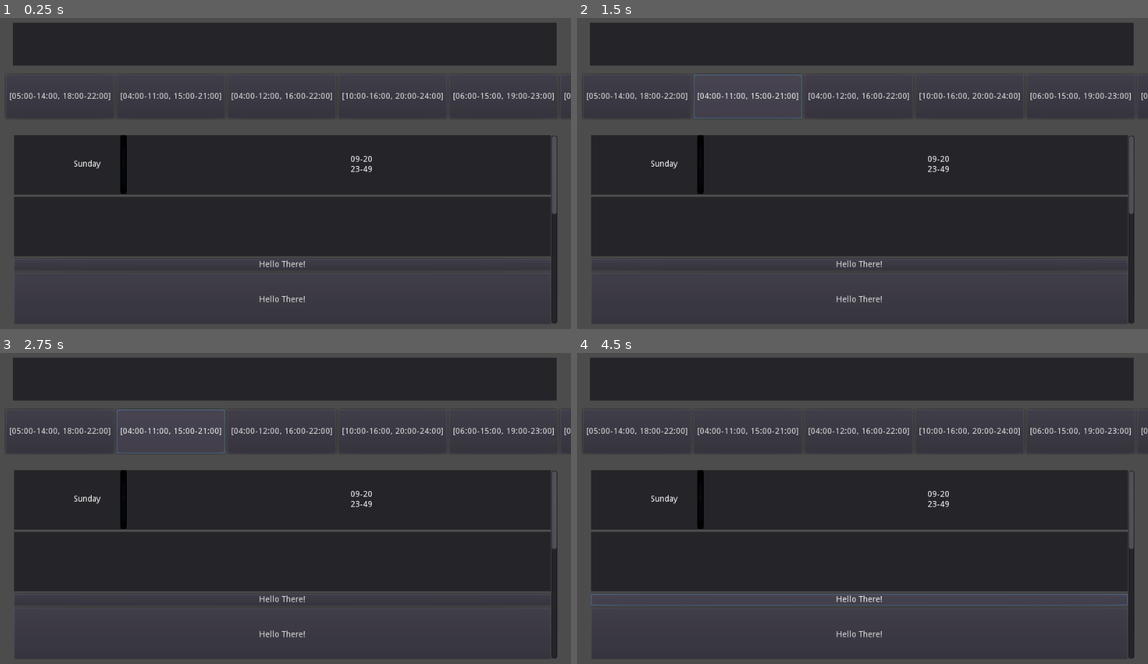
Above: before the commit, frames 1-4 (two rows, left to right).
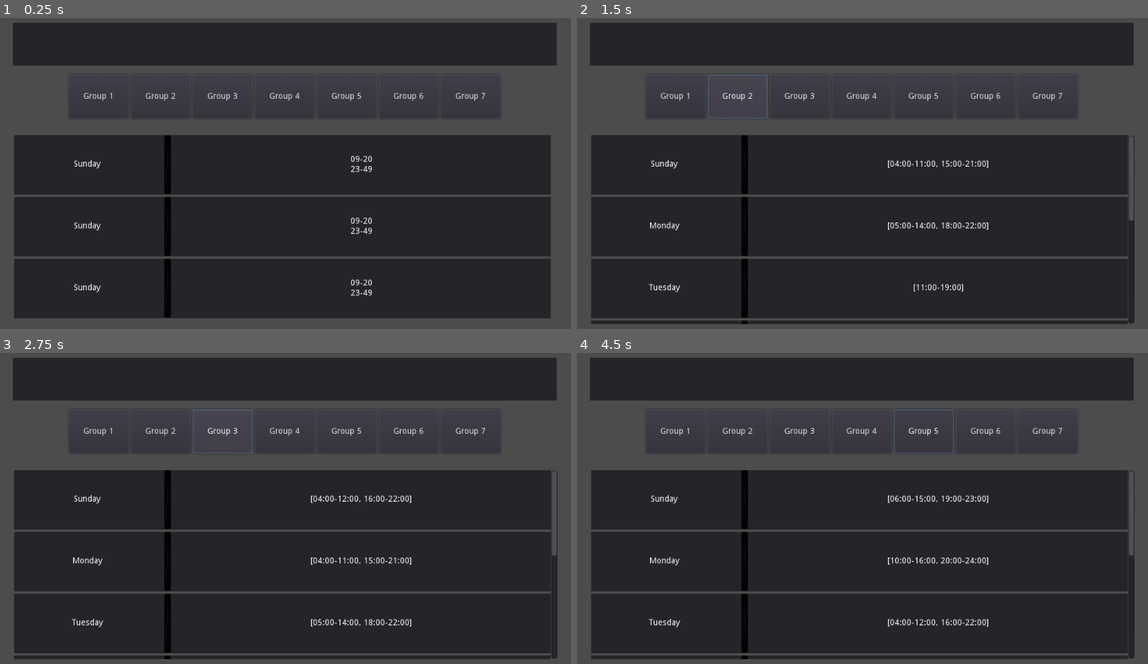
Above: after the commit, the same moments.

Repository: roiteee/loadsheddingSchedule
Game: Godot game, scene res://scenes/Main.tscn
Same seed, same stepped clock (60 frames per second), same inputs: the game is played once before the commit and once after it. The engine's default icon, where the game draws it, is replaced by a stand-in: a white triangle on a blue panel in a dark square.
Inputs (mouse positions are in pixels of both pictures, inside the frame that each line leads up to):
- Up to frame 1 (0.25 s): no input
- Up to frame 2 (1.5 s): click "[05:00-14:00, 18:00-22:00]" (after the commit: "Group 1") at 0.5 s; click (736, 95) at 1.25 s, where only the run after the commit has a clickable "Group 2"
- Up to frame 3 (2.75 s): click (222, 430) at 2 s, where only the run after the commit has a clickable "Group 3"
- Up to frame 4 (4.5 s): click (862, 430) at 2.75 s, where only the run after the commit has a clickable "Group 4"; click (925, 430) at 3.5 s, where only the run after the commit has a clickable "Group 5"; click (856, 598) at 4.25 s, where only the run before the commit has a clickable "Hello There!"

The runs differ from the first frame. In frame 1, 15% of the frame differs, in the area x 1-100%, y 18-99%; in frame 2, 15%; in frame 3, 15%; in frame 4, 16%.

Commit message:
Schedule according to group Ok. Finishing touches necessary

Diff:
--- /dev/null
+++ b/LoadSheddingGodot/Global.gd
@@ -0,0 +1,7 @@
+extends Node
+
+var GroupButton
+var MainSchedulePanel
+var UI
+
+var selectedGroup
--- a/LoadSheddingGodot/project.godot
+++ b/LoadSheddingGodot/project.godot
@@ -19,6 +19,10 @@
 run/main_scene="res://scenes/Main.tscn"
 config/icon="res://icon.png"
 
+[autoload]
+
+Global="*res://Global.gd"
+
 [display]
 
 window/size/width=960
--- a/LoadSheddingGodot/scenes/GroupButton.tscn
+++ b/LoadSheddingGodot/scenes/GroupButton.tscn
@@ -1,4 +1,6 @@
-[gd_scene format=2]
+[gd_scene load_steps=2 format=2]
+
+[ext_resource path="res://scripts/GroupButton.gd" type="Script" id=1]
 
 [node name="Group1" type="Button"]
 margin_left = 406.0
@@ -7,6 +9,8 @@
 rect_min_size = Vector2( 100, 0 )
 text = "Group 1"
 expand_icon = true
+script = ExtResource( 1 )
 __meta__ = {
 "_edit_use_anchors_": false
 }
+[connection signal="pressed" from="." to="." method="_on_Group1_pressed"]
--- a/LoadSheddingGodot/scenes/MainSchedulePanel.tscn
+++ b/LoadSheddingGodot/scenes/MainSchedulePanel.tscn
@@ -1,11 +1,16 @@
-[gd_scene load_steps=2 format=2]
+[gd_scene load_steps=3 format=2]
 
 [ext_resource path="res://icon.png" type="Texture" id=1]
+[ext_resource path="res://scripts/MainSchedulePanel.gd" type="Script" id=2]
 
 [node name="MainSchedulePanel" type="Panel"]
 margin_right = 900.0
 margin_bottom = 100.0
 rect_min_size = Vector2( 0, 100 )
+script = ExtResource( 2 )
+__meta__ = {
+"_edit_use_anchors_": false
+}
 
 [node name="Day" type="Label" parent="."]
 anchor_right = 1.0
--- a/LoadSheddingGodot/scenes/UI.tscn
+++ b/LoadSheddingGodot/scenes/UI.tscn
@@ -1,6 +1,6 @@
 [gd_scene load_steps=3 format=2]
 
-[ext_resource path="res://icon.png" type="Texture" id=1]
+[ext_resource path="res://scenes/MainSchedulePanel.tscn" type="PackedScene" id=1]
 [ext_resource path="res://scripts/UI.gd" type="Script" id=2]
 
 [node name="UI" type="Control"]
@@ -44,101 +44,15 @@
 
 [node name="VBoxContainer" type="VBoxContainer" parent="ScrollContainer"]
 margin_right = 900.0
-margin_bottom = 792.0
+margin_bottom = 308.0
 rect_min_size = Vector2( 900, 0 )
 
-[node name="Panel" type="Panel" parent="ScrollContainer/VBoxContainer"]
-margin_right = 900.0
-margin_bottom = 100.0
-rect_min_size = Vector2( 0, 100 )
+[node name="MainSchedulePanel" parent="ScrollContainer/VBoxContainer" instance=ExtResource( 1 )]
 
-[node name="Day" type="Label" parent="ScrollContainer/VBoxContainer/Panel"]
-anchor_right = 1.0
-anchor_bottom = 1.0
-margin_right = -654.0
-margin_bottom = -7.62939e-06
-text = "Sunday"
-align = 1
-valign = 1
-__meta__ = {
-"_edit_use_anchors_": false
-}
+[node name="MainSchedulePanel2" parent="ScrollContainer/VBoxContainer" instance=ExtResource( 1 )]
+margin_top = 104.0
+margin_bottom = 204.0
 
-[node name="Day2" type="Label" parent="ScrollContainer/VBoxContainer/Panel"]
-anchor_right = 1.0
-anchor_bottom = 1.0
-margin_left = 265.0
-margin_bottom = -7.62939e-06
-text = "09-20
-23-49"
-align = 1
-valign = 1
-__meta__ = {
-"_edit_use_anchors_": false
-}
-
-[node name="TextureRect" type="TextureRect" parent="ScrollContainer/VBoxContainer/Panel"]
-modulate = Color( 0.0470588, 0.0470588, 0.0470588, 1 )
-margin_left = 177.616
-margin_right = 188.616
-margin_bottom = 99.0
-texture = ExtResource( 1 )
-expand = true
-stretch_mode = 1
-__meta__ = {
-"_edit_use_anchors_": false
-}
-
-[node name="Panel2" type="Panel" parent="ScrollContainer/VBoxContainer"]
-margin_top = 104.0
-margin_right = 900.0
-margin_bottom = 204.0
-rect_min_size = Vector2( 0, 100 )
-
-[node name="Button" type="Button" parent="ScrollContainer/VBoxContainer"]
+[node name="MainSchedulePanel3" parent="ScrollContainer/VBoxContainer" instance=ExtResource( 1 )]
 margin_top = 208.0
-margin_right = 900.0
-margin_bottom = 228.0
-text = "Hello There!"
-
-[node name="Button2" type="Button" parent="ScrollContainer/VBoxContainer"]
-margin_top = 232.0
-margin_right = 900.0
-margin_bottom = 322.0
-rect_min_size = Vector2( 200, 90 )
-text = "Hello There!"
-
-[node name="Button3" type="Button" parent="ScrollContainer/VBoxContainer"]
-margin_top = 326.0
-margin_right = 900.0
-margin_bottom = 416.0
-rect_min_size = Vector2( 200, 90 )
-text = "Hello There!"
-
-[node name="Button4" type="Button" parent="ScrollContainer/VBoxContainer"]
-margin_top = 420.0
-margin_right = 900.0
-margin_bottom = 510.0
-rect_min_size = Vector2( 200, 90 )
-text = "Hello There!"
-
-[node name="Button5" type="Button" parent="ScrollContainer/VBoxContainer"]
-margin_top = 514.0
-margin_right = 900.0
-margin_bottom = 604.0
-rect_min_size = Vector2( 200, 90 )
-text = "Hello There!"
-
-[node name="Button6" type="Button" parent="ScrollContainer/VBoxContainer"]
-margin_top = 608.0
-margin_right = 900.0
-margin_bottom = 698.0
-rect_min_size = Vector2( 200, 90 )
-text = "Hello There!"
-
-[node name="Button7" type="Button" parent="ScrollContainer/VBoxContainer"]
-margin_top = 702.0
-margin_right = 900.0
-margin_bottom = 792.0
-rect_min_size = Vector2( 200, 90 )
-text = "Hello There!"
+margin_bottom = 308.0
--- /dev/null
+++ b/LoadSheddingGodot/scripts/GroupButton.gd
@@ -0,0 +1,10 @@
+extends Button
+
+func _ready():
+	Global.GroupButton = self
+
+
+func _on_Group1_pressed():
+	Global.selectedGroup = $".".text
+	Global.UI.updateUI()
+	$".".pressed = true
--- /dev/null
+++ b/LoadSheddingGodot/scripts/MainSchedulePanel.gd
@@ -0,0 +1,13 @@
+extends Panel
+
+var dayText
+var timeText
+
+func _ready():
+	Global.MainSchedulePanel = self
+
+func setDayText(text):
+	$Day.text = str(text)
+
+func setTimeText(text):
+	$Time.text = str(text)
--- a/LoadSheddingGodot/scripts/UI.gd
+++ b/LoadSheddingGodot/scripts/UI.gd
@@ -3,73 +3,94 @@
 var schedule = {
 	0: {
 		"name": "Group 1",
-		"Sunday": ["05:00-14:00","18:00-22:00"],
-		"Monday":["11:00-19:00"],
-		"Tuesday":["03:00-10:00", "14:00-20:00"],
-		"Wednesday":["06:00-15:00","19:00-23:00"],
-		"Thursday":["10:00-16:00", "20:00-24:00"],
-		"Friday":["04:00-12:00","16:00-22:00"],
-		"Saturday":["04:00-11:00","15:00-21:00"]
+		"schedule": {
+			"Sunday": ["05:00-14:00","18:00-22:00"],
+			"Monday":["11:00-19:00"],
+			"Tuesday":["03:00-10:00", "14:00-20:00"],
+			"Wednesday":["06:00-15:00","19:00-23:00"],
+			"Thursday":["10:00-16:00", "20:00-24:00"],
+			"Friday":["04:00-12:00","16:00-22:00"],
+			"Saturday":["04:00-11:00","15:00-21:00"]
+		}
+
 	},
 	1: {
 		"name": "Group 2",
-		"Monday": ["05:00-14:00","18:00-22:00"],
-		"Tuesday":["11:00-19:00"],
-		"Wednesday":["03:00-10:00", "14:00-20:00"],
-		"Thursday":["06:00-15:00","19:00-23:00"],
-		"Friday":["10:00-16:00", "20:00-24:00"],
-		"Saturday":["04:00-12:00","16:00-22:00"],
-		"Sunday":["04:00-11:00","15:00-21:00"]
+		"schedule" :{
+			"Sunday":["04:00-11:00","15:00-21:00"],
+			"Monday": ["05:00-14:00","18:00-22:00"],
+			"Tuesday":["11:00-19:00"],
+			"Wednesday":["03:00-10:00", "14:00-20:00"],
+			"Thursday":["06:00-15:00","19:00-23:00"],
+			"Friday":["10:00-16:00", "20:00-24:00"],
+			"Saturday":["04:00-12:00","16:00-22:00"]
+		}
+
 	},
 	2: {
 		"name": "Group 3",
-		"Tuesday": ["05:00-14:00","18:00-22:00"],
-		"Wednesday":["11:00-19:00"],
-		"Thursday":["03:00-10:00", "14:00-20:00"],
-		"Friday":["06:00-15:00","19:00-23:00"],
-		"Saturday":["10:00-16:00", "20:00-24:00"],
-		"Sunday":["04:00-12:00","16:00-22:00"],
-		"Monday":["04:00-11:00","15:00-21:00"]
+		"schedule": {
+			"Sunday":["04:00-12:00","16:00-22:00"],
+			"Monday":["04:00-11:00","15:00-21:00"],
+			"Tuesday": ["05:00-14:00","18:00-22:00"],
+			"Wednesday":["11:00-19:00"],
+			"Thursday":["03:00-10:00", "14:00-20:00"],
+			"Friday":["06:00-15:00","19:00-23:00"],
+			"Saturday":["10:00-16:00", "20:00-24:00"]
+		}
+
 	},
 	3: {
 		"name": "Group 4",
-		"Wednesday": ["05:00-14:00","18:00-22:00"],
-		"Thursday":["11:00-19:00"],
-		"Friday":["03:00-10:00", "14:00-20:00"],
-		"Saturday":["06:00-15:00","19:00-23:00"],
-		"Sunday":["10:00-16:00", "20:00-24:00"],
-		"Monday":["04:00-12:00","16:00-22:00"],
-		"Tuesday":["04:00-11:00","15:00-21:00"]
+		"schedule": {
+			"Sunday":["10:00-16:00", "20:00-24:00"],
+			"Monday":["04:00-12:00","16:00-22:00"],
+			"Tuesday":["04:00-11:00","15:00-21:00"],
+			"Wednesday": ["05:00-14:00","18:00-22:00"],
+			"Thursday":["11:00-19:00"],
+			"Friday":["03:00-10:00", "14:00-20:00"],
+			"Saturday":["06:00-15:00","19:00-23:00"]
+		}
+
 	},
 	4: {
 		"name": "Group 5",
-		"Thursday": ["05:00-14:00","18:00-22:00"],
-		"Friday":["11:00-19:00"],
-		"Saturday":["03:00-10:00", "14:00-20:00"],
-		"Sunday":["06:00-15:00","19:00-23:00"],
-		"Monday":["10:00-16:00", "20:00-24:00"],
-		"Tuesday":["04:00-12:00","16:00-22:00"],
-		"Wednesday":["04:00-11:00","15:00-21:00"]
+		"schedule": {
+			"Sunday":["06:00-15:00","19:00-23:00"],
+			"Monday":["10:00-16:00", "20:00-24:00"],
+			"Tuesday":["04:00-12:00","16:00-22:00"],
+			"Wednesday":["04:00-11:00","15:00-21:00"],
+			"Thursday": ["05:00-14:00","18:00-22:00"],
+			"Friday":["11:00-19:00"],
+			"Saturday":["03:00-10:00", "14:00-20:00"]
+		}
+
 	},
 	5: {
 		"name": "Group 6",
-		"Friday": ["05:00-14:00","18:00-22:00"],
-		"Saturday":["11:00-19:00"],
-		"Sunday":["03:00-10:00", "14:00-20:00"],
-		"Monday":["06:00-15:00","19:00-23:00"],
-		"Tuesday":["10:00-16:00", "20:00-24:00"],
-		"Wednesday":["04:00-12:00","16:00-22:00"],
-		"Thursday":["04:00-11:00","15:00-21:00"]
+		"schedule": {
+			"Sunday":["03:00-10:00", "14:00-20:00"],
+			"Monday":["06:00-15:00","19:00-23:00"],
+			"Tuesday":["10:00-16:00", "20:00-24:00"],
+			"Wednesday":["04:00-12:00","16:00-22:00"],
+			"Thursday":["04:00-11:00","15:00-21:00"],
+			"Friday": ["05:00-14:00","18:00-22:00"],
+			"Saturday":["11:00-19:00"]
+		}
+
 	},
 	6: {
 		"name": "Group 7",
-		"Saturday": ["05:00-14:00","18:00-22:00"],
-		"Sunday":["11:00-19:00"],
-		"Monday":["03:00-10:00", "14:00-20:00"],
-		"Tuesday":["06:00-15:00","19:00-23:00"],
-		"Wednesday":["10:00-16:00", "20:00-24:00"],
-		"Thursday":["04:00-12:00","16:00-22:00"],
-		"Friday":["04:00-11:00","15:00-21:00"]
+		"schedule": {
+			"Sunday":["11:00-19:00"],
+			"Monday":["03:00-10:00", "14:00-20:00"],
+			"Tuesday":["06:00-15:00","19:00-23:00"],
+			"Wednesday":["10:00-16:00", "20:00-24:00"],
+			"Thursday":["04:00-12:00","16:00-22:00"],
+			"Friday":["04:00-11:00","15:00-21:00"],
+			"Saturday": ["05:00-14:00","18:00-22:00"]
+		}
+
 	}
 }
 
@@ -80,11 +101,47 @@
 
 var groupButton = "res://scenes/GroupButton.tscn"
 var groupSpacer = "res://scenes/GroupSpacer.tscn"
+var mainSchedulePanel = "res://scenes/MainSchedulePanel.tscn"
+var main
 
 func _ready():
+	Global.UI = self
 	todayDateTime = OS.get_datetime()#OS.get_datetime_from_unix_time(OS.get_unix_time())
 	print(todayDateTime)
 	for i in schedule:
 		var button = load(groupButton).instance()
 		$HBoxContainer.add_child(button)
-		button.text = str(schedule[i].Sunday)
+		button.text = str(schedule[i].name)
+
+func updateUI():
+	removePreviousPanels()
+	print(Global.selectedGroup)
+	addNewPanels()
+
+func removePreviousPanels():
+	for n in $ScrollContainer/VBoxContainer.get_children():
+		n.queue_free()
+
+func addNewPanels():
+	if Global.selectedGroup == "Group 1":
+		addPnl(0)
+	elif Global.selectedGroup == "Group 2":
+		addPnl(1)
+	elif Global.selectedGroup == "Group 3":
+		addPnl(2)
+	elif Global.selectedGroup == "Group 4":
+		addPnl(3)
+	elif Global.selectedGroup == "Group 5":
+		addPnl(4)
+	elif Global.selectedGroup == "Group 6":
+		addPnl(5)
+	elif Global.selectedGroup == "Group 7":
+		addPnl(6)
+
+func addPnl(group):
+
+	for i in schedule[group]["schedule"]:
+		var newPanel = load(mainSchedulePanel).instance()
+		$ScrollContainer/VBoxContainer.add_child(newPanel)
+		newPanel.setDayText(i)
+		newPanel.setTimeText(schedule[group]["schedule"][i])
